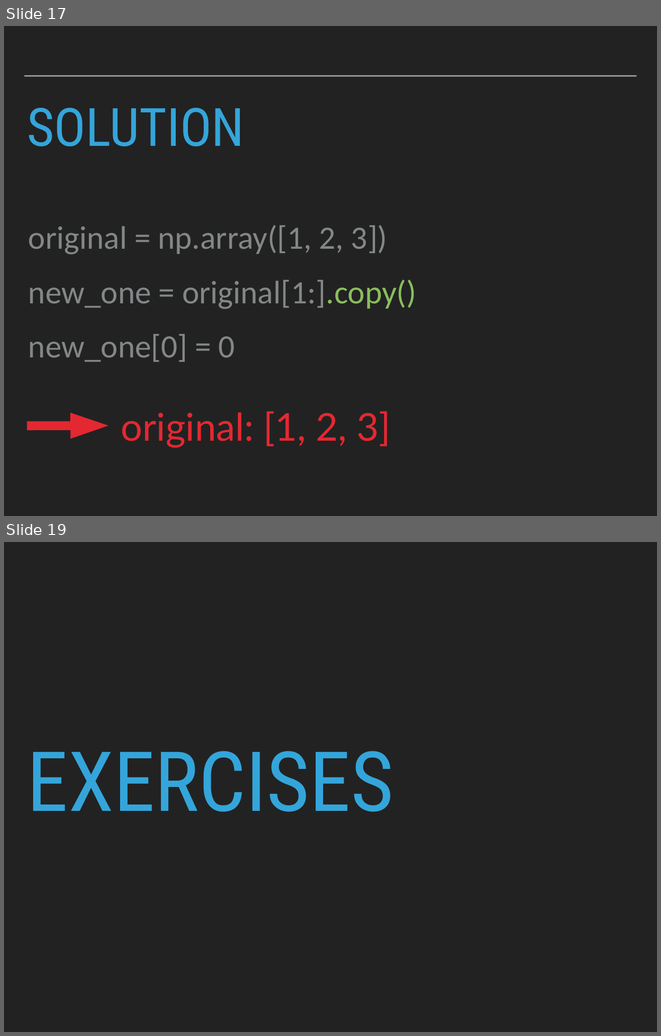
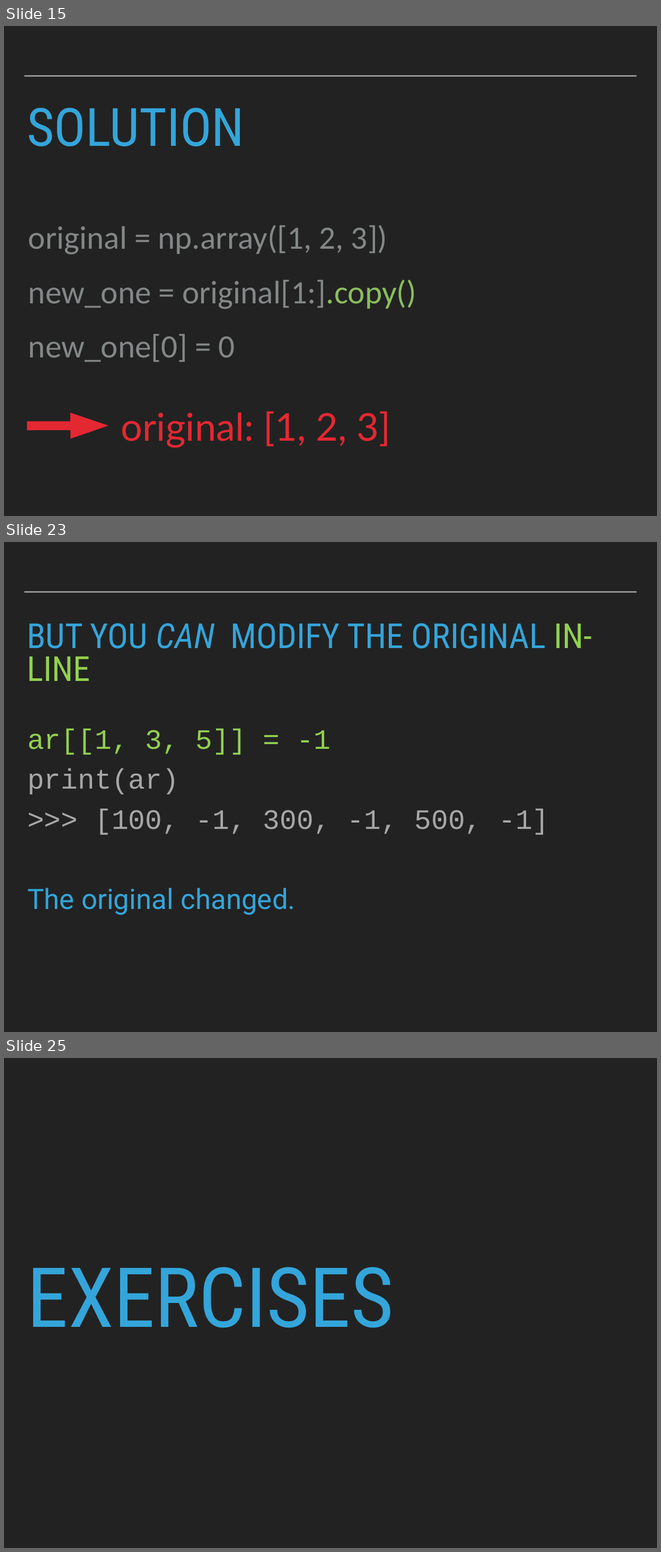
Before and after one commit to patricks1/python-for-data-science, a slide deck: Session05/Session5_Slides.pptx. Shown one above the other, each under a label of ours: slides 17 and 19 before the commit, slides 15, 23 and 25 after it; the slides between them are not shown. The pictures are 661x1036 and 661x1552 pixels, drawn with LibreOffice and Linux fonts; fonts in the diff are those of the drawing. Boxes give left, top, right and bottom in pixels: in the first picture for what was removed or moved away, otherwise in the second. Text is boxed around its words. In the diff, an @@ line names an element or a change of style, - is before the commit and + after.

```diff
--- a/Session05/Session5_Slides.pptx
+++ b/Session05/Session5_Slides.pptx
@@ slide 23 added at box(4, 542, 657, 1032), background #222222; not listed: 1 template element that a slide beside it also shows @@
@@ title added at box(27, 623, 593, 681), 54 pt, text #34A5DA @@
+BUT YOU CAN MODIFY THE ORIGINAL IN-LINE
@@ text added at box(27, 729, 549, 915), 44 pt, text #A7A7A7 @@
+ar[[1, 3, 5]] = -1
+print(ar)
+>>> [100, -1, 300, -1, 500, -1]
+The original changed.
@@ what was slide 17 is now slide 15 @@
@@ what was slide 19 is now slide 25 @@
```
Also in this commit, not shown: 4 slides changed, 13 other slides added, 5 slides removed, 2 other files.
